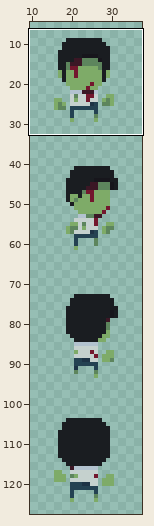
One commit to this pixel-art file: assets/ZombieRework.ase. The first picture is a wide view before the edit; the outline marks the close-up.
Close-up. Before the edit:
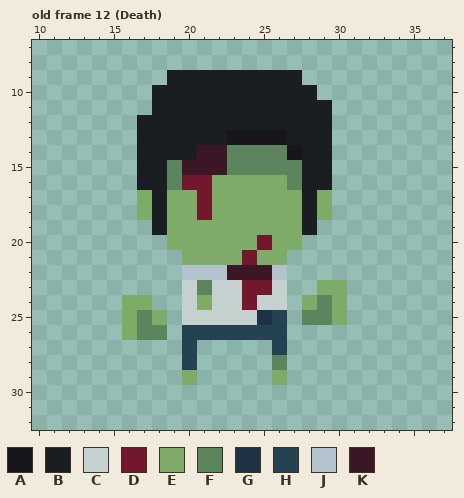
48x128 pixels, 19 frames. Shown: old frame 12 (Death): x 10..37, y 7..32. The wide view leaves out empty margins. The commit also changed other frames or places, which this record leaves out.
Palette (. is transparent): A #17161c  B #1a1d21  C #c5d1ce  D #73172d  E #7eab68  F #5d855d  G #1d3345  H #244252  J #b2c2cf  K #3b1725
Pixels before, old frame 12 (Death), first column x 16:
 9 ...BBBBBBBBB...
10 ..BBBBBBBBBBB..
11 ..BBBBBBBBBBBB.
12 .BBBBBBBBBBBBB.
13 .BBBBBBAAAABBB.
14 .BBBBKKFFFFABB.
15 .BBFKKKFFFFFBB.
16 .BBFDDEEEEEFBB.
17 .EBEEDEEEEEEBE.
18 .EBEEDEEEEEEBE.
19 ..BEEEEEEEEEB..
20 ...EEEEEEDEE...
21 ....EEEEDEE....
22 ....JJJKKKJ....
23 ....CFCCDDC..EE
24 EE..CECCDCC.EFE
25 EFE.CCCCCGH.FFE
26 EFF.HHHHHHH....
27 ....H.....H....
28 ....H.....F....
29 ....E.....E....
After:
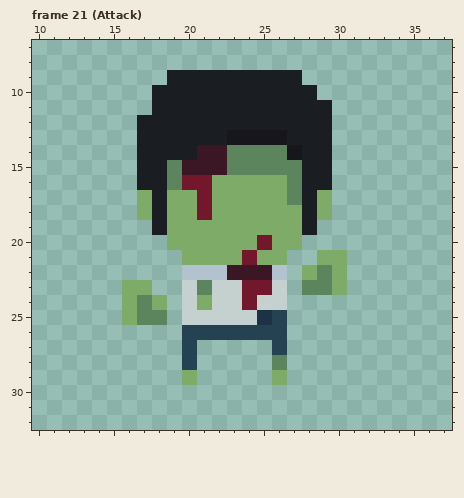
A new or re-ordered frame is compared with the old frame closest to it.
Changes in this commit:
frames 19 -> 27
Changed rows in their new state; - is an unchanged pixel.
Frame 21 (Attack) is new; against old frame 12 (Death), layer "Zombie":
first column x 27:
17 F
first column x 16:
21 -------------EE
22 ------------EFE
23 EE----------FF-
24 -FE---------...
25 --F---------...
26 ...------------
Where, in picture pixels (left, top, right, bottom), the same in both close-ups:
changed: (287, 190, 347, 325)
changed: (122, 280, 167, 340)
